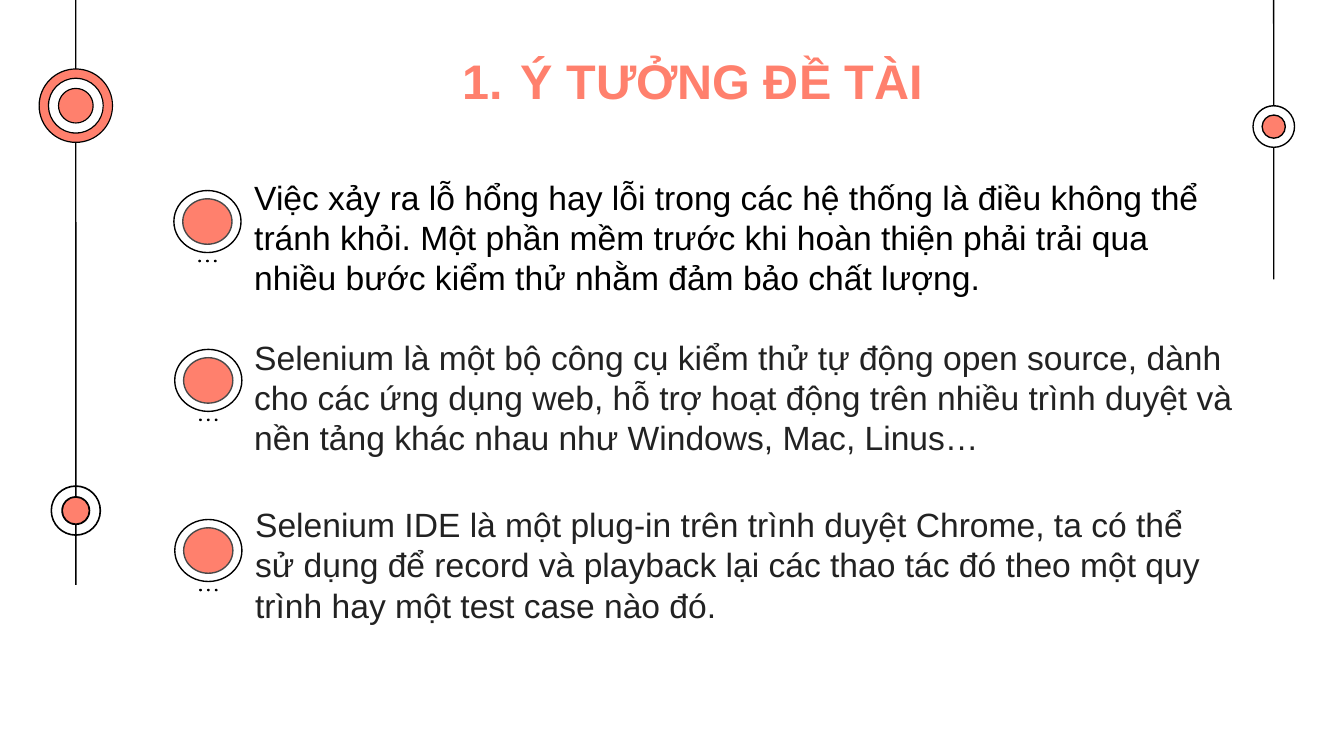
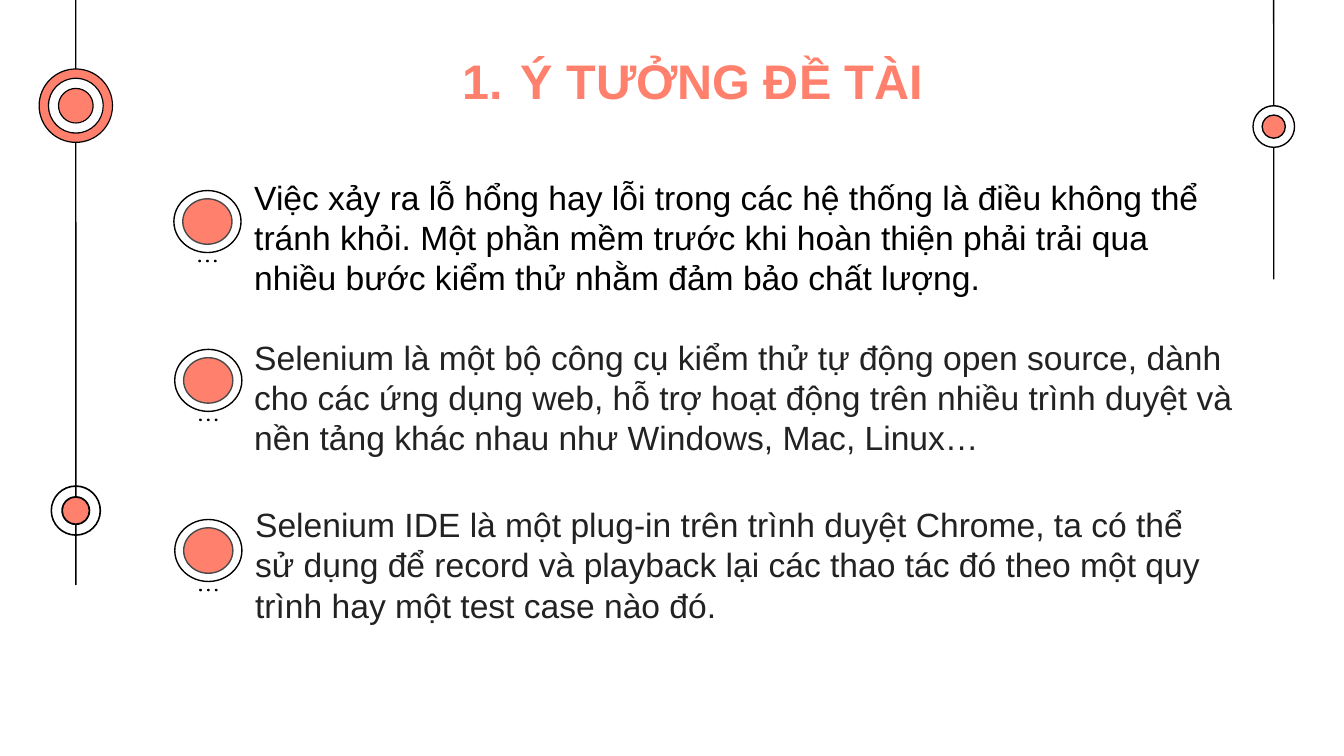
Before and after one commit to dtthvnh/VuThanhDat-2019600936, a slide deck: slide 4 of DATN-Selenium/BAOCAOKHOALUAN.pptx (slide 3 before the commit). Drawn at 1344x756 pixels with LibreOffice and Linux fonts; fonts in the diff are those of the drawing. Boxes give left, top, right and bottom in pixels: in the first picture for what was removed or moved away, otherwise in the second. Text is boxed around its words. In the diff, an @@ line names an element or a change of style, - is before the commit and + after.

```diff
--- a/DATN-Selenium/BAOCAOKHOALUAN.pptx
+++ b/DATN-Selenium/BAOCAOKHOALUAN.pptx
@@ text at [254, 343, 1232, 456]: text changed @@
-Selenium là một bộ công cụ kiểm thử tự động open source, dành cho các ứng dụng web, hỗ trợ hoạt động trên nhiều trình duyệt và nền tảng khác nhau như Windows, Mac, Linus…
+Selenium là một bộ công cụ kiểm thử tự động open source, dành cho các ứng dụng web, hỗ trợ hoạt động trên nhiều trình duyệt và nền tảng khác nhau như Windows, Mac, Linux…
```
Also in this commit, not shown: 3 other slides changed, 5 slides added, 1 slide removed, 5 other files.
